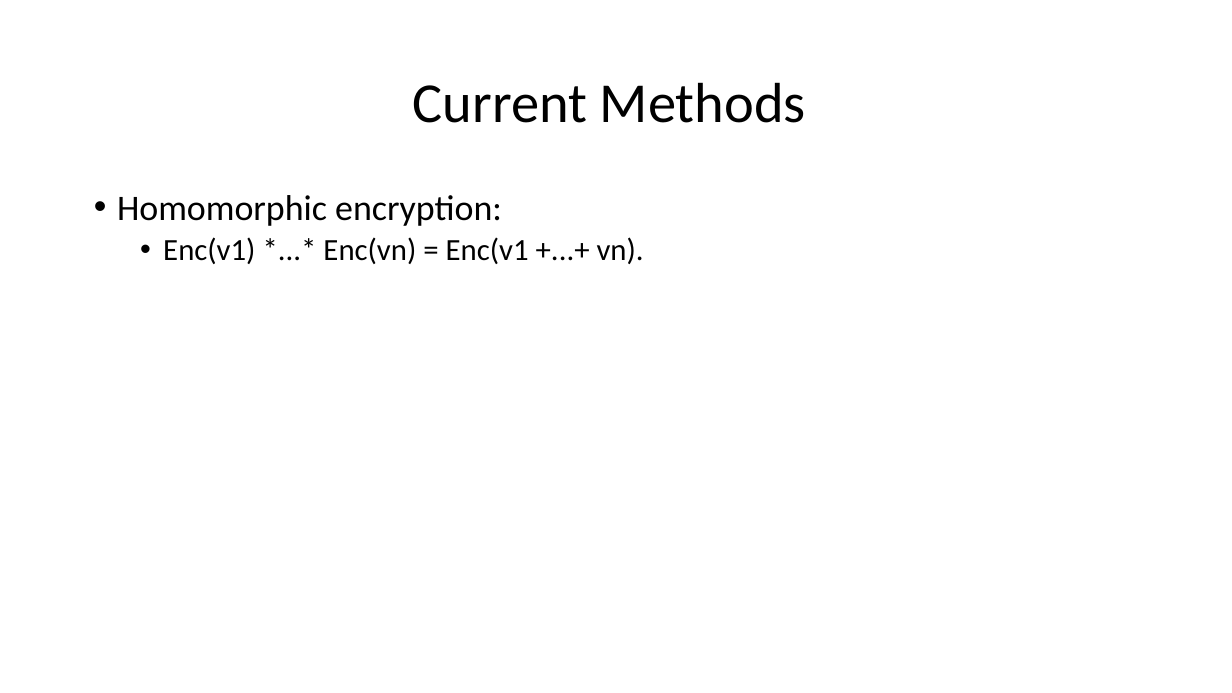
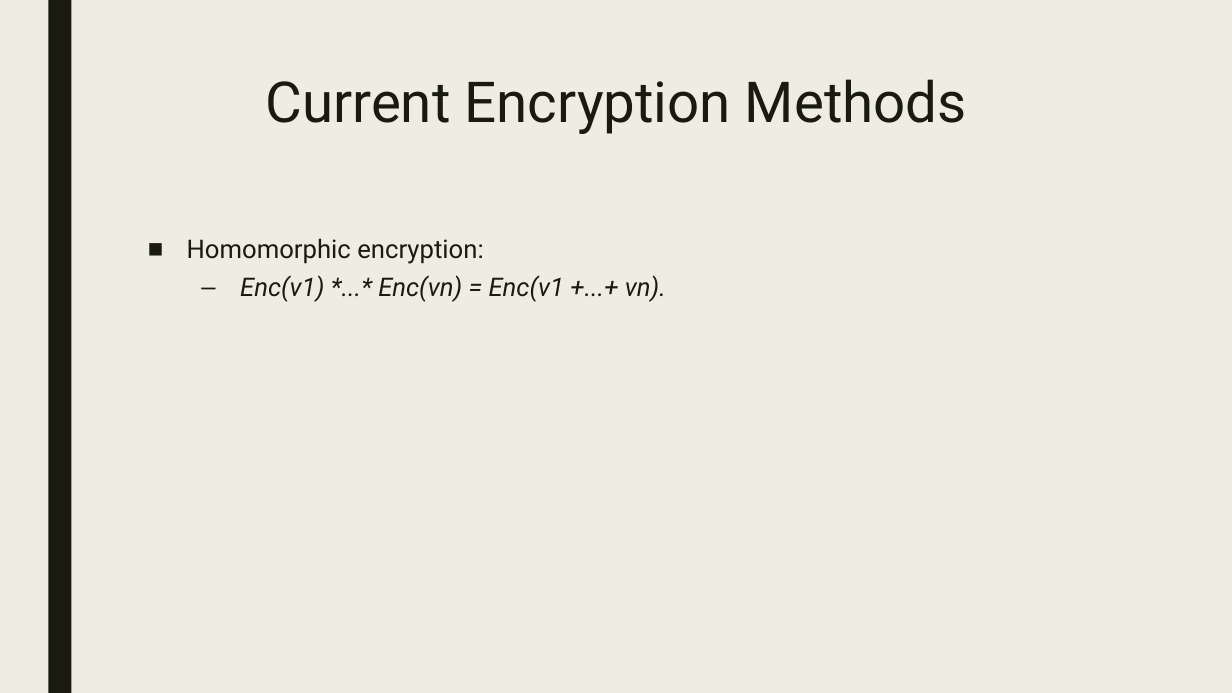
Before and after one commit to mollicap16/Crypto_Final, a slide deck: slide 13 of doc/Crypto_Final_Presentation.pptx (slide 10 before the commit). Drawn at 1232x693 pixels with LibreOffice and Linux fonts; fonts in the diff are those of the drawing. Boxes give left, top, right and bottom in pixels: in the first picture for what was removed or moved away, otherwise in the second. Text is boxed around its words. In the diff, an @@ line names an element or a change of style, - is before the commit and + after.

```diff
--- a/doc/Crypto_Final_Presentation.pptx
+++ b/doc/Crypto_Final_Presentation.pptx
@@ background #FFFFFF to #EFEDE3 @@
@@ rectangle added at <box>48,0,71,693</box>, fill #191B0E @@
@@ title "Current Encryption Methods" at <box>265,79,967,134</box>: vertical alignment middle to top @@
@@ title at <box>265,79,967,134</box>: text changed; font Calibri to Roboto; text colour #000000 to #191B0E @@
-Current Methods
+Current Encryption Methods
@@ text "Homomorphic encryption:": place and size @@
-text "Homomorphic encryption:" at <box>117,195,644,264</box>
+text "Homomorphic encryption:" at <box>187,238,666,302</box>
@@ text "Homomorphic encryption:" at <box>187,238,666,302</box>: size 28 to 20 pt in "Homomorphic encryption:"; font Calibri to Roboto, text colour #000000 to #191B0E; size 24 to 20 pt, italic on in "Enc(v1) *...* Enc(vn) = Enc(v1 +...+ vn)."; bullet • to ■; line spacing 0.9 to 0.94; more space between paragraphs; bullet • to – @@
```
Also in this commit, not shown: 7 other slides changed, 9 slides added, 2 slides removed.
